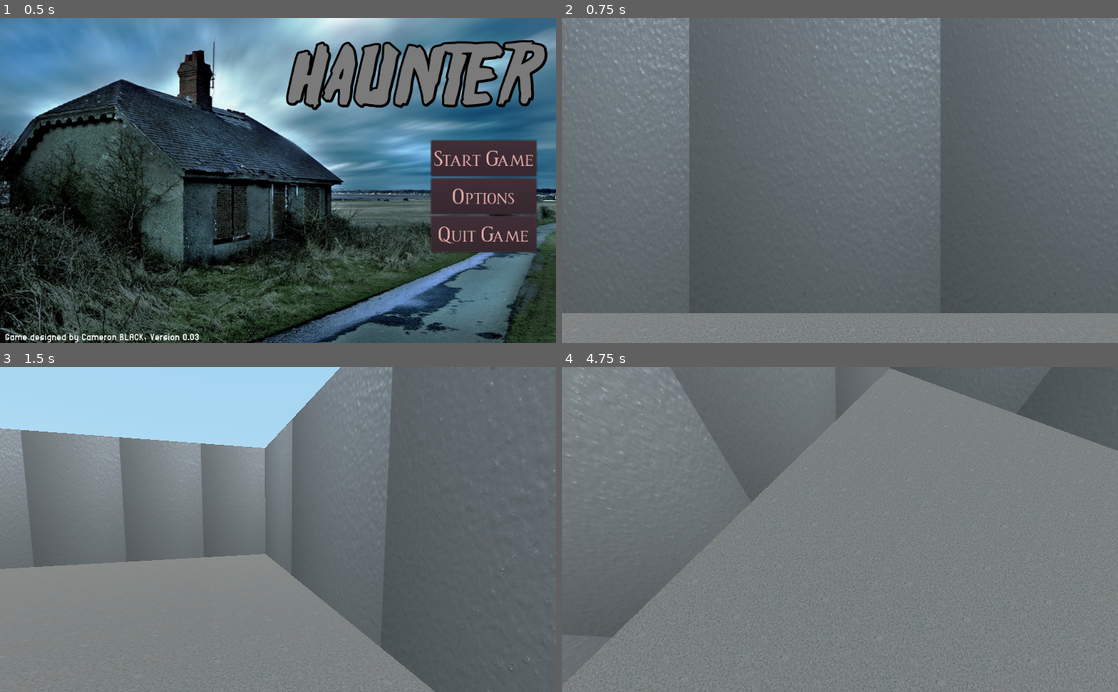
Above: before the commit, frames 1-4 (two rows, left to right).
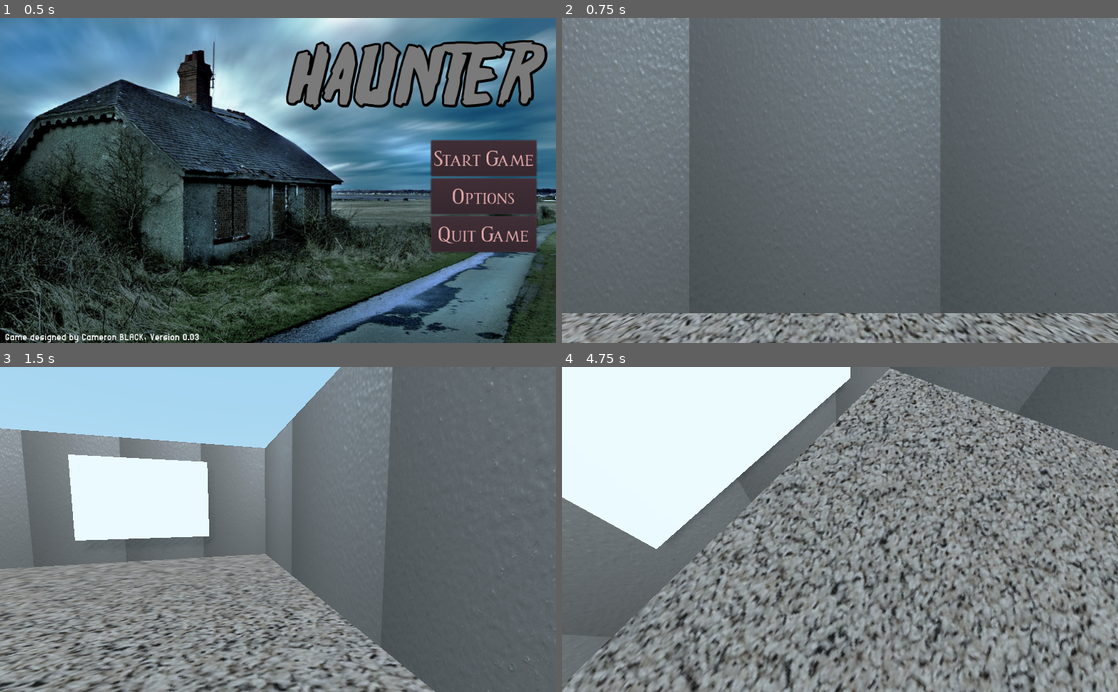
Above: after the commit, the same moments.

Repository: Camasamac/2022-Haunter
Game: Godot game, scene res://MainMenu/MainMenu.tscn
The game is run twice, just before and just after one commit, with the same random seed, the same clock (stepped at 60 frames per second) and the same inputs.
Inputs (mouse positions are in pixels of both pictures, inside the frame that each line leads up to):
- Up to frame 1 (0.5 s): no input
- Up to frame 2 (0.75 s): click "Start Game" at 0.5 s
- Up to frame 3 (1.5 s): tap Enter at 1.25 s; move the mouse to (400, 513) at 1.27 s; hold D (player_right) from 1.28 s (still down)
- Up to frame 4 (4.75 s): tap Space (jump) at 1.52, 2.27, 3.77, 4.52 s; move the mouse to (728, 545) at 2.02 s; release D (player_right) at 2.03 s; hold S (player_backward) 2.03-2.78 s; move the mouse to (895, 458) at 2.77 s; hold D (player_right) 2.78-3.53 s; move the mouse to (812, 594) at 3.52 s; hold W (player_forward) 3.53-4.28 s; move the mouse to (1006, 578) at 4.27 s; hold A (player_left) from 4.28 s (still down)

Frame 1 is identical in both runs. In frame 2, 3.9% of the frame differs, in the area x 0-100%, y 90-100%; in frame 3, 15%; in frame 4, 46%, in the area x 0-100%, y 0-100%.

Commit message:
Version 0.03 addition: boxes in level 1
I want to add a few boxes as barriers for enemies to sneak behind, making them as pillar-like as possible. The arena area could use bookshelves as pillars huh?

Diff:
--- a/GameScene/GameScene.tscn
+++ b/GameScene/GameScene.tscn
@@ -1,9 +1,10 @@
-[gd_scene load_steps=10 format=2]
+[gd_scene load_steps=11 format=2]
 
 [ext_resource path="res://Textures/seamless carpet texture.jpg" type="Texture" id=1]
 [ext_resource path="res://Player Stuff/Player.tscn" type="PackedScene" id=2]
-[ext_resource path="res://wall.tscn" type="PackedScene" id=3]
+[ext_resource path="res://metallic-wall.tscn" type="PackedScene" id=3]
 [ext_resource path="res://Textures/drywall.jpg" type="Texture" id=4]
+[ext_resource path="res://floor1.tscn" type="PackedScene" id=5]
 
 [sub_resource type="QuadMesh" id=4]
 
@@ -18,7 +19,7 @@
 albedo_texture = ExtResource( 1 )
 metallic = 0.64
 metallic_specular = 0.65
-uv1_triplanar = true
+uv1_scale = Vector3( 0.329, 1, 0.535 )
 
 [sub_resource type="ConcavePolygonShape" id=2]
 data = PoolVector3Array( 1, 0, 1, -1, 0, 1, 1, 0, -1, -1, 0, 1, -1, 0, -1, 1, 0, -1 )
@@ -81,33 +82,25 @@
 [node name="wall13" parent="." instance=ExtResource( 3 )]
 transform = Transform( -18, 0, -5.24537e-08, 0, 6, 0, 1.57361e-06, 0, -0.6, -35.3476, 2.82329, 36.0845 )
 
-[node name="Floor1 (start-room)" type="MeshInstance" parent="."]
-transform = Transform( 1.2, 0, 0, 0, 1, 0, 0, 0, 1.2, 0.0330696, -0.00526834, -0.0323153 )
-mesh = SubResource( 1 )
-material/0 = SubResource( 3 )
-
-[node name="StaticBody" type="StaticBody" parent="Floor1 (start-room)"]
-
-[node name="CollisionShape" type="CollisionShape" parent="Floor1 (start-room)/StaticBody"]
-transform = Transform( 10, 0, 0, 0, 1, 0, 0, 0, 10, -0.01, 0.031, 0.043 )
-shape = SubResource( 2 )
-__meta__ = {
-"_editor_description_": "You need to alter the top left x and botoom right z values in order to adjust the collision area of a floor."
-}
-
-[node name="Floor2 (First Corridor)" type="MeshInstance" parent="."]
-transform = Transform( -1.50804e-08, 0, 1.638, 0, 1, 0, -0.345, 0, -7.15993e-08, -28.0442, -0.00526834, 8.7997 )
-mesh = SubResource( 1 )
-material/0 = SubResource( 3 )
-
-[node name="StaticBody" type="StaticBody" parent="Floor2 (First Corridor)"]
-
-[node name="CollisionShape" type="CollisionShape" parent="Floor2 (First Corridor)/StaticBody"]
-transform = Transform( 10, 0, 0, 0, 1, 0, 0, 0, 10, -0.01, 0.031, 0.043 )
-shape = SubResource( 2 )
-__meta__ = {
-"_editor_description_": "You need to alter the top left x and botoom right z values in order to adjust the collision area of a floor."
-}
+[node name="wall14" parent="." instance=ExtResource( 3 )]
+transform = Transform( 21.5, 0, 0, 0, 6, 0, 0, 0, 0.6, -9.86839, 2.82329, 42.9763 )
+
+[node name="wall15" parent="." instance=ExtResource( 3 )]
+transform = Transform( 18.2, 0, 0, 0, 6, 0, 0, 0, 0.6, -2.27426, 2.82329, 16.5958 )
+
+[node name="wall16 (small wall)" parent="." instance=ExtResource( 3 )]
+transform = Transform( -2.97237e-07, 0, 0.6, 0, 6, 0, -6.8, 0, -2.62268e-08, 0.867598, 2.82329, 39.5857 )
+
+[node name="wall17" parent="." instance=ExtResource( 3 )]
+transform = Transform( -1.14961e-06, 0, -0.6, 0, 6, 0, 26.3, 0, -2.62268e-08, 6.60344, 2.82329, 29.8213 )
+
+[node name="wall18" parent="." instance=ExtResource( 3 )]
+transform = Transform( -12, 0, -9.05975e-08, 0, 6, 0, 1.81195e-06, 0, -0.6, -5.11157, 2.82329, 36.2018 )
+
+[node name="Floor1 (start-room)" parent="." instance=ExtResource( 5 )]
+
+[node name="Floor1 (start-room)2" parent="." instance=ExtResource( 5 )]
+transform = Transform( 1.655, 0, 0, 0, 1, 0, 0, 0, 0.411, -27.8957, -0.00526834, 8.08278 )
 
 [node name="Floor3 (1Corridor Room)" type="MeshInstance" parent="."]
 transform = Transform( 0.7, 0, 0, 0, 1, 0, 0, 0, 0.7, -28.1025, -0.00526834, -1.38833 )
@@ -211,6 +204,9 @@
 transform = Transform( 1.7, 0, 0, 0, 1, 0, 0, 0, 1.2, -48.7831, -0.00526834, 64.7856 )
 mesh = SubResource( 1 )
 material/0 = SubResource( 3 )
+__meta__ = {
+"_editor_description_": "This room may be given a taller ceiling for the experimentation of a platforming area, as it would be bad to have a platforming area in level 1 and assume people know how to do it already."
+}
 
 [node name="StaticBody" type="StaticBody" parent="Floor10 (deteriorating room)"]
 
@@ -236,7 +232,7 @@
 }
 
 [node name="Floor12 (look out! room)" type="MeshInstance" parent="."]
-transform = Transform( 1.4, 0, 0, 0, 1, 0, 0, 0, 1, -55.8523, -0.00526834, -10.7788 )
+transform = Transform( 1.4, 0, 0, 0, 1, 0, 0, 0, 1, -64.7785, -0.00526834, -10.7788 )
 mesh = SubResource( 1 )
 material/0 = SubResource( 3 )
 
@@ -264,7 +260,7 @@
 }
 
 [node name="Floor14 (2 Secret Room)" type="MeshInstance" parent="."]
-transform = Transform( 0.6, 0, 0, 0, 1, 0, 0, 0, 0.8, -72.7993, -0.00526834, 41.7423 )
+transform = Transform( 0.6, 0, 0, 0, 1, 0, 0, 0, 0.8, -72.7993, -0.00526834, 41.6287 )
 mesh = SubResource( 1 )
 material/0 = SubResource( 3 )
 
@@ -318,3 +314,81 @@
 __meta__ = {
 "_editor_description_": "You need to alter the top left x and botoom right z values in order to adjust the collision area of a floor."
 }
+
+[node name="CSGBox1" type="CSGBox" parent="."]
+transform = Transform( -1.43461e-07, 0, 1, 0, 1, 0, -3.282, 0, -4.37114e-08, 7.44016, 0.990792, -5.83578 )
+use_collision = true
+__meta__ = {
+"_editor_description_": "This is where the main room's couch is, something to test the collision of the player."
+}
+
+[node name="CSGBox2" type="CSGBox" parent="."]
+transform = Transform( -1.25539e-07, 0, 0.186, 0, 1.874, 0, -2.872, 0, -8.13032e-09, -11.7456, 3.01132, -6.04898 )
+use_collision = true
+__meta__ = {
+"_editor_description_": "This is the tv, this should be something to interact with to make sure the basics of interaction are applicable."
+}
+
+[node name="CSGBox3" type="CSGBox" parent="."]
+transform = Transform( -1.12251, 0, 0.939693, 0, 1, 0, -3.08407, 0, -0.34202, -24.7752, 0.990792, 17.2135 )
+use_collision = true
+__meta__ = {
+"_editor_description_": "This is where the main room's couch is, but this one is a faker. The player should know the similarity in this room, or at least, wonder who lives here."
+}
+
+[node name="CSGBox4" type="CSGBox" parent="."]
+transform = Transform( -1.31134e-07, 0, 4, 0, 2.501, 0, -3, 0, -1.74846e-07, -32.9261, 2.35353, 26.8347 )
+use_collision = true
+__meta__ = {
+"_editor_description_": "This is the box that holds the tv, coincidentally used as a barrier to hide enemies >:)"
+}
+
+[node name="CSGBox5" type="CSGBox" parent="."]
+transform = Transform( 14, 0, 0, 0, 2, 0, 0, 0, 2, -12.4172, 1.87105, 54.6112 )
+use_collision = true
+__meta__ = {
+"_editor_description_": "Cabinets to make the kitchen smaller to the player, despite it's size."
+}
+
+[node name="CSGBox6" type="CSGBox" parent="."]
+transform = Transform( -1.74846e-07, 0, 4, 0, 1, 0, -4, 0, -1.74846e-07, -4.79375, 0.878354, 22.4826 )
+use_collision = true
+__meta__ = {
+"_editor_description_": "Hidden Room object, definitely to interact with. This is like a pedestal, perhaps a torn up bed? It would really add to the torn upenvrionment."
+}
+
+[node name="CSGBox7" type="CSGBox" parent="."]
+transform = Transform( -3.1965, 0, 1.14, 0, 0.219, 0, -1.8455, 0, -1.97454, -53.4708, 0.173916, 66.1251 )
+use_collision = true
+__meta__ = {
+"_editor_description_": "This is a cracked tv, showing screenings of various glitchy screens, and perhaps joke content."
+}
+
+[node name="CSGBox8" type="CSGBox" parent="."]
+transform = Transform( 4.128, 0, 0, 0, 2.656, 0, 0, 0, 2.28, -60.6982, 3.01613, 20.058 )
+use_collision = true
+__meta__ = {
+"_editor_description_": "Big Crate that an enemy can hide behind. Peek a boo!"
+}
+
+[node name="CSGBox9" type="CSGBox" parent="."]
+transform = Transform( -1.80441e-07, 0, 2.28, 0, 2.656, 0, -4.128, 0, -9.9662e-08, -82.653, 3.01613, 29.6859 )
+use_collision = true
+__meta__ = {
+"_editor_description_": "Big Crate that an enemy can hide behind. Peek a boo!"
+}
+
+[node name="CSGBox10" type="CSGBox" parent="."]
+transform = Transform( -3.49691e-07, 0, 7, 0, 11, 0, -8, 0, -3.0598e-07, -135.042, 10.8065, 27.0364 )
+use_collision = true
+__meta__ = {
+"_editor_description_": "This is the basis of a tower that will have many different platforms in the forms of bookshelves to get to the end of the level."
+}
+
+[node name="CSGCylinder1" type="CSGCylinder" parent="."]
+transform = Transform( 8, 0, 0, 0, 1.568, 0, 0, 0, 4.673, 0, 0.600182, 68.4336 )
+use_collision = true
+smooth_faces = false
+__meta__ = {
+"_editor_description_": "This is ideally the dining table, with various things around it to interact with."
+}
--- /dev/null
+++ b/floor1.tscn
@@ -0,0 +1,29 @@
+[gd_scene load_steps=5 format=2]
+
+[ext_resource path="res://Textures/seamless carpet texture.jpg" type="Texture" id=1]
+
+[sub_resource type="PlaneMesh" id=1]
+size = Vector2( 20, 20 )
+
+[sub_resource type="SpatialMaterial" id=3]
+albedo_texture = ExtResource( 1 )
+metallic = 0.64
+metallic_specular = 0.65
+uv1_scale = Vector3( 1, 1, 0.149 )
+
+[sub_resource type="ConcavePolygonShape" id=2]
+data = PoolVector3Array( 1, 0, 1, -1, 0, 1, 1, 0, -1, -1, 0, 1, -1, 0, -1, 1, 0, -1 )
+
+[node name="Floor1 (start-room)" type="MeshInstance"]
+transform = Transform( 1.2, 0, 0, 0, 1, 0, 0, 0, 1.2, 0.0330696, -0.00526834, -0.0323153 )
+mesh = SubResource( 1 )
+material/0 = SubResource( 3 )
+
+[node name="StaticBody" type="StaticBody" parent="."]
+
+[node name="CollisionShape" type="CollisionShape" parent="StaticBody"]
+transform = Transform( 10, 0, 0, 0, 1, 0, 0, 0, 10, -0.01, 0.031, 0.043 )
+shape = SubResource( 2 )
+__meta__ = {
+"_editor_description_": "You need to alter the top left x and botoom right z values in order to adjust the collision area of a floor."
+}
--- a/wall.tscn
+++ b/metallic-wall.tscn
@@ -12,7 +12,7 @@
 extents = Vector3( 0.200001, 0.193936, 1 )
 
 [node name="Spatial" type="MeshInstance"]
-transform = Transform( 2, 0, 0, 0, 2.304, 0, 0, 0, 0.6, 0, 0, 0 )
+transform = Transform( 2, 0, 0, 0, 2.664, 0, 0, 0, 0.6, 0, 1.41736, 0 )
 mesh = SubResource( 1 )
 material/0 = SubResource( 2 )
 
